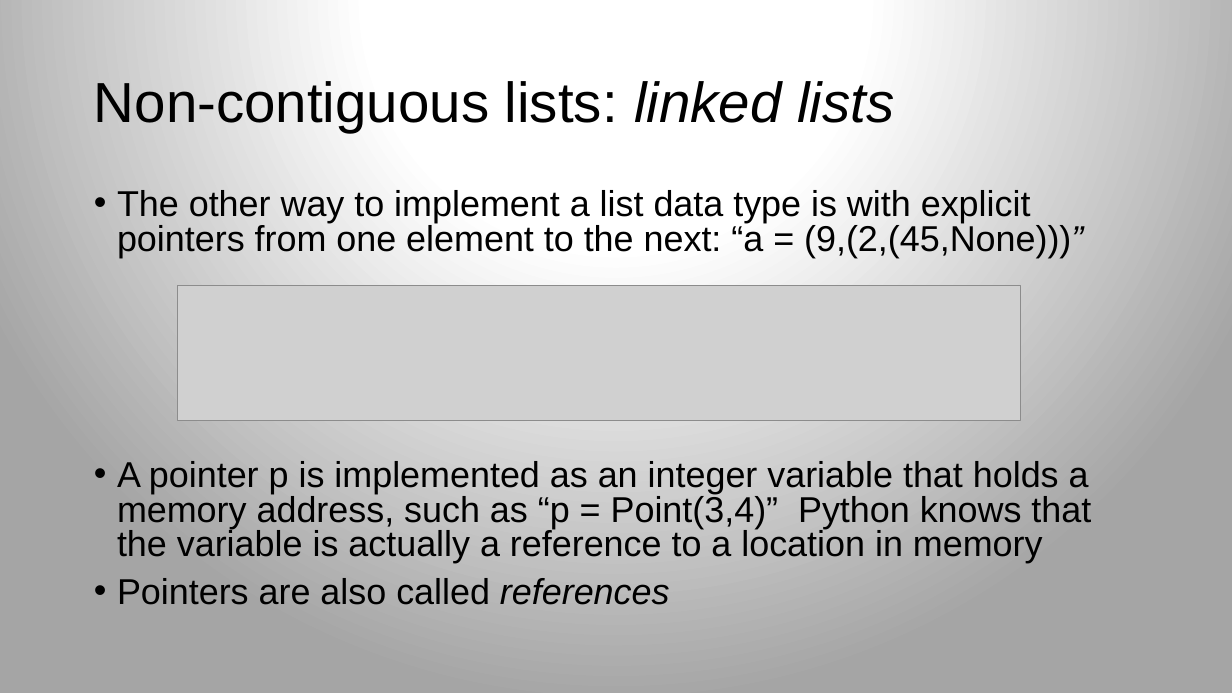
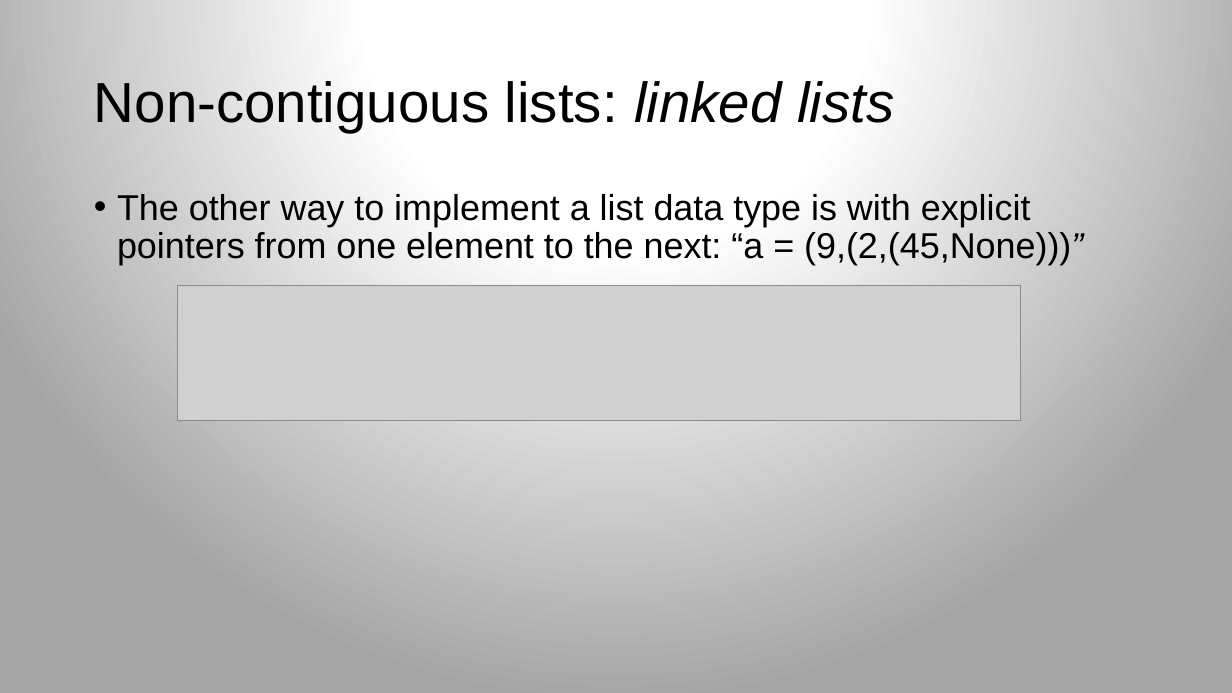
Before and after one commit to parrt/msds689, a slide deck: slide 9 of notes/core-data-structures.pptx (slide 5 before the commit). Drawn at 1232x693 pixels with LibreOffice and Linux fonts; fonts in the diff are those of the drawing; grey boxes stand for pictures; background and template pictures are left out. Boxes give left, top, right and bottom in pixels: in the first picture for what was removed or moved away, otherwise in the second. Text is boxed around its words. In the diff, an @@ line names an element or a change of style, - is before the commit and + after.

```diff
--- a/notes/core-data-structures.pptx
+++ b/notes/core-data-structures.pptx
@@ text "The other way to implement ..." at [117, 194, 1083, 265]: line spacing 0.8 to 0.9 @@
@@ text at [117, 461, 1091, 605]: paragraphs removed @@
-• A pointer p is implemented as an integer variable that holds a memory address, such as “p = Point(3,4)” Python knows that the variable is actually a reference to a location in memory
-• Pointers are also called references
```
Also in this commit, not shown: 8 other slides changed, 6 slides added, 2 slides removed, 4 other files.
